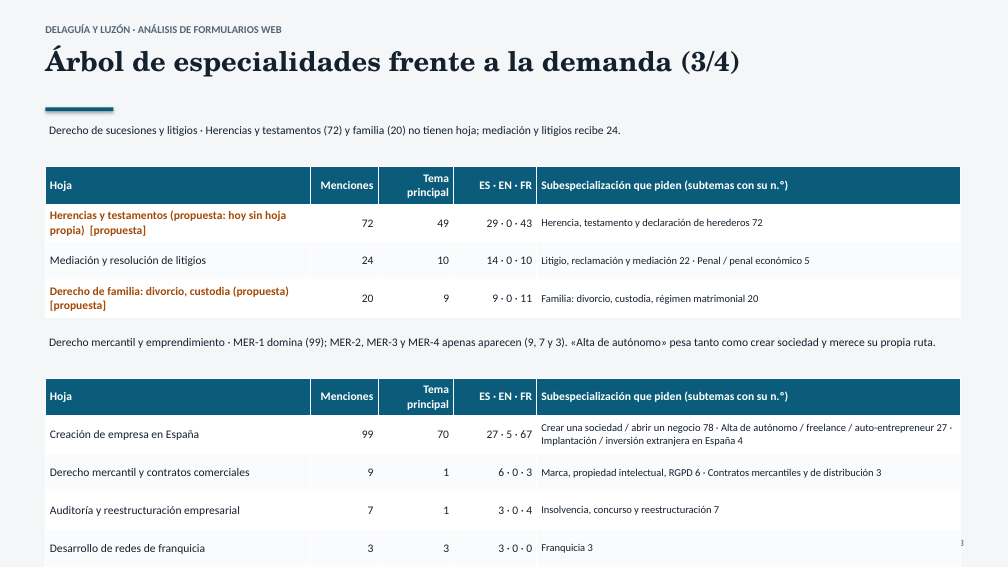
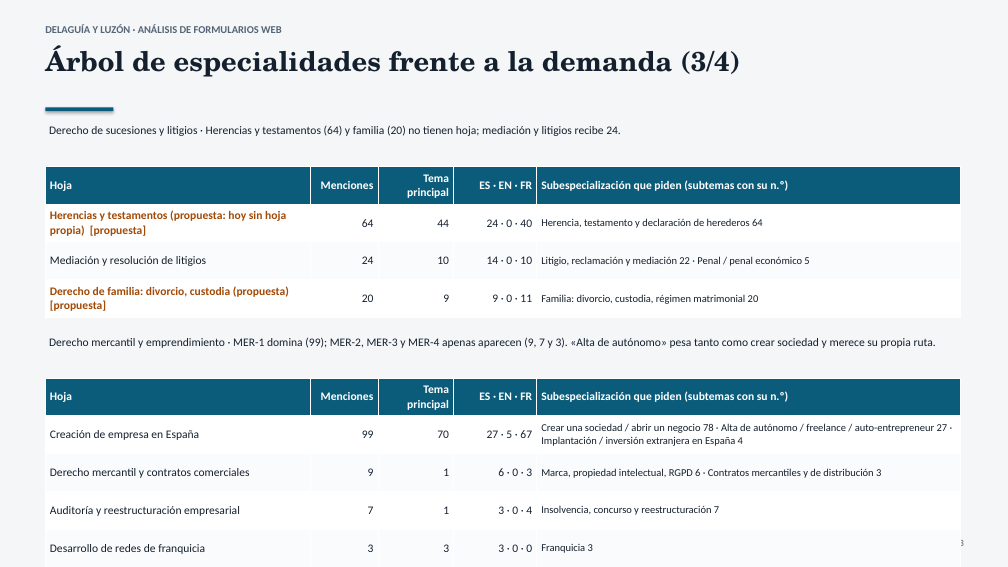
Before and after one commit to multilang2025/dlcom, a slide deck: slide 13 of data/leads/informe-leads-es.pptx. Drawn at 1008x567 pixels with LibreOffice and Linux fonts; fonts in the diff are those of the drawing. Boxes give left, top, right and bottom in pixels: in the first picture for what was removed or moved away, otherwise in the second. Text is boxed around its words. In the diff, an @@ line names an element or a change of style, - is before the commit and + after.

```diff
--- a/data/leads/informe-leads-es.pptx
+++ b/data/leads/informe-leads-es.pptx
@@ text at (49,125,621,136): text changed @@
-Derecho de sucesiones y litigios · Herencias y testamentos (72) y familia (20) no tienen hoja; mediación y litigios recibe 24.
+Derecho de sucesiones y litigios · Herencias y testamentos (64) y familia (20) no tienen hoja; mediación y litigios recibe 24.
@@ table at (45,166,960,318) @@
-row 2: Herencias y testamentos (propuesta: hoy sin hoja propia) [propuesta] | 72 | 49 | 29 · 0 · 43 | Herencia, testamento y declaración de herederos 72
+row 2: Herencias y testamentos (propuesta: hoy sin hoja propia) [propuesta] | 64 | 44 | 24 · 0 · 40 | Herencia, testamento y declaración de herederos 64
```
Also in this commit, not shown: 11 other slides changed, 11 other files.
